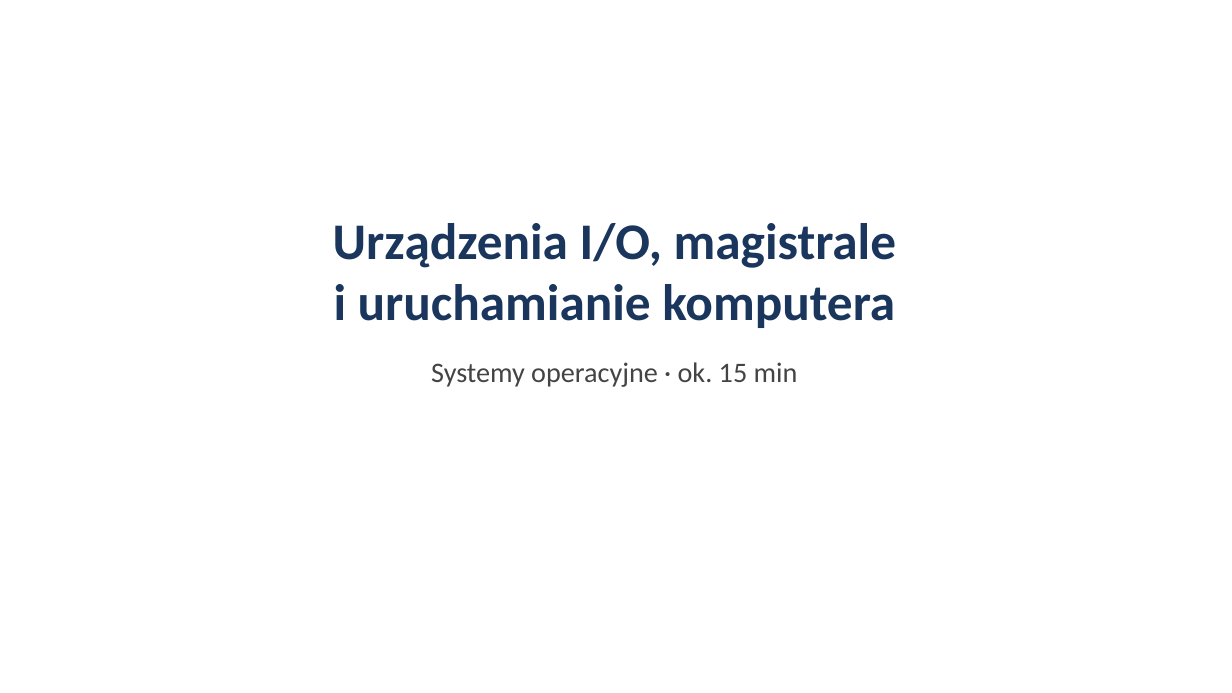
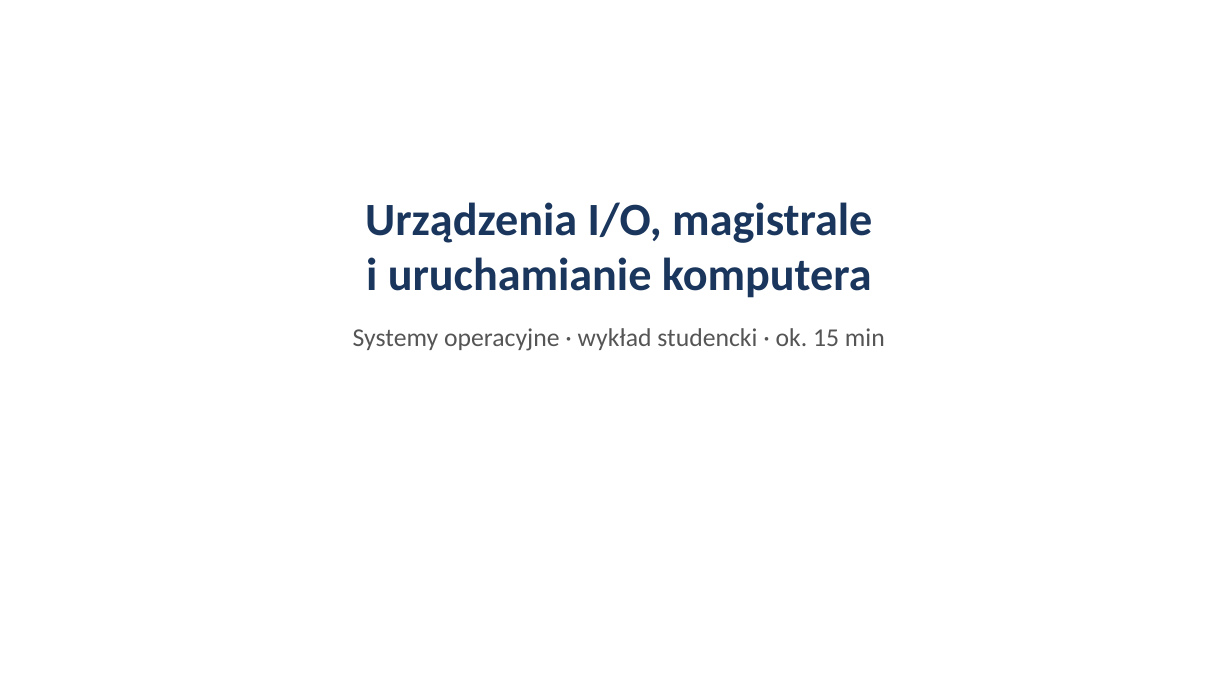
Before and after one commit to PL77239/RESEARCH, a slide deck: slide 1 of prezentacja/prezentacja-os.pptx. Drawn at 1232x693 pixels with LibreOffice and Linux fonts; fonts in the diff are those of the drawing. Boxes give left, top, right and bottom in pixels: in the first picture for what was removed or moved away, otherwise in the second. Text is boxed around its words. In the diff, an @@ line names an element or a change of style, - is before the commit and + after.

```diff
--- a/prezentacja/prezentacja-os.pptx
+++ b/prezentacja/prezentacja-os.pptx
@@ text "Urządzenia I/O, magistrale i uruchamianie ...": place and size @@
-text "Urządzenia I/O, magistrale i uruchamianie ..." at (333,223,896,387)
+text "Urządzenia I/O, magistrale i uruchamianie ..." at (353,202,885,351)
@@ text at (365,202,872,298): size 40 to 36 pt in "Urządzenia I/O, magistrale i uruchamianie komputera" @@
@@ text at (353,328,885,351): text changed; size 22 to 20 pt; text colour #444444 to #555555 @@
-Systemy operacyjne · ok. 15 min
+Systemy operacyjne · wykład studencki · ok. 15 min
```
Also in this commit, not shown: 1 other slide changed, 21 slides added, 15 slides removed.
